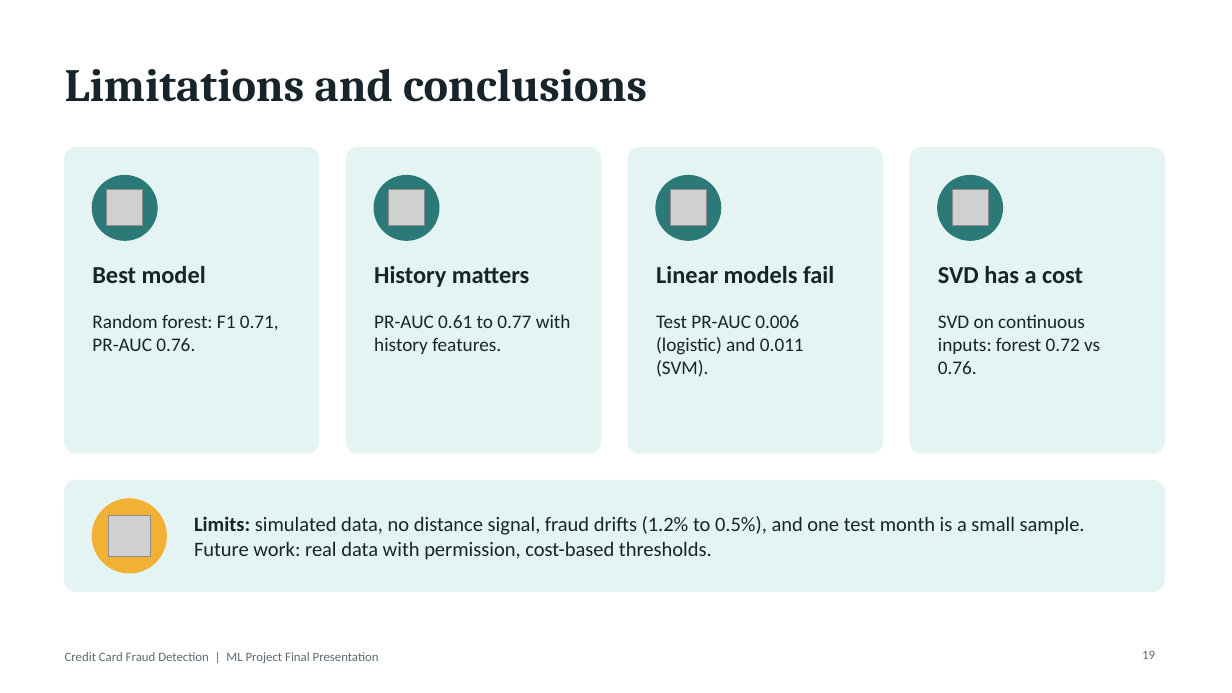
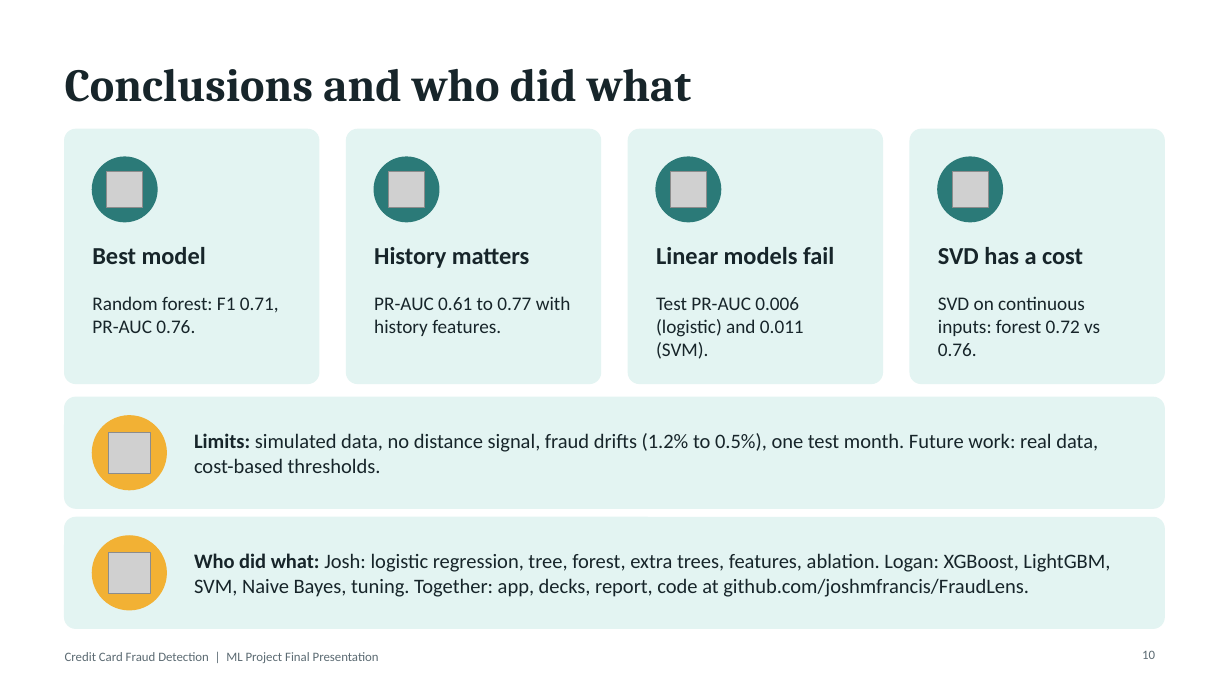
Before and after one commit to joshmfrancis/FraudLens, a slide deck: slide 10 of Presentations/Final Presentation/Final Presentation.pptx (slide 19 before the commit). Drawn at 1232x693 pixels with LibreOffice and Linux fonts; fonts in the diff are those of the drawing; grey boxes stand for pictures. Boxes give left, top, right and bottom in pixels: in the first picture for what was removed or moved away, otherwise in the second. Text is boxed around its words. In the diff, an @@ line names an element or a change of style, - is before the commit and + after.

```diff
--- a/Presentations/Final Presentation/Final Presentation.pptx
+++ b/Presentations/Final Presentation/Final Presentation.pptx
@@ title at bbox=[65, 69, 691, 102]: text changed @@
-Limitations and conclusions
+Conclusions and who did what
@@ rounded rectangle: place and size @@
-rounded rectangle at bbox=[65, 148, 319, 453]
+rounded rectangle at bbox=[65, 129, 319, 384]
@@ rounded rectangle: place and size @@
-rounded rectangle at bbox=[347, 148, 601, 453]
+rounded rectangle at bbox=[347, 129, 601, 384]
@@ rounded rectangle: place and size @@
-rounded rectangle at bbox=[628, 148, 883, 453]
+rounded rectangle at bbox=[628, 129, 883, 384]
@@ rounded rectangle: place and size @@
-rounded rectangle at bbox=[910, 148, 1165, 453]
+rounded rectangle at bbox=[910, 129, 1165, 384]
@@ 4 texts, 4 ellipses, 4 pictures: place and size @@
-4 texts, 4 ellipses, 4 pictures at bbox=[92, 176, 1083, 287]
+4 texts, 4 ellipses, 4 pictures at bbox=[92, 157, 1083, 268]
@@ text "Random forest: F1 0.71, PR-AUC ...": place and size @@
-text "Random forest: F1 0.71, PR-AUC ..." at bbox=[92, 314, 279, 351]
+text "Random forest: F1 0.71, PR-AUC ..." at bbox=[92, 296, 279, 333]
@@ text "PR-AUC 0.61 to 0.77 with ...": place and size @@
-text "PR-AUC 0.61 to 0.77 with ..." at bbox=[374, 314, 571, 354]
+text "PR-AUC 0.61 to 0.77 with ..." at bbox=[374, 296, 571, 336]
@@ text "Test PR-AUC 0.006 (logistic) and ...": place and size @@
-text "Test PR-AUC 0.006 (logistic) and ..." at bbox=[656, 315, 804, 377]
+text "Test PR-AUC 0.006 (logistic) and ..." at bbox=[656, 297, 804, 359]
@@ text "SVD on continuous inputs: forest ...": place and size @@
-text "SVD on continuous inputs: forest ..." at bbox=[938, 314, 1100, 374]
+text "SVD on continuous inputs: forest ..." at bbox=[938, 296, 1100, 356]
@@ 1 rounded rectangle, 1 ellipse, 1 picture: place and size @@
-1 rounded rectangle, 1 ellipse, 1 picture at bbox=[65, 481, 1165, 592]
+1 rounded rectangle, 1 ellipse, 1 picture at bbox=[65, 397, 1165, 508]
@@ text at bbox=[194, 433, 1098, 473]: text changed @@
-Limits: simulated data, no distance signal, fraud drifts (1.2% to 0.5%), and one test month is a small sample. Future work: real data with permission, cost-based thresholds.
+Limits: simulated data, no distance signal, fraud drifts (1.2% to 0.5%), one test month. Future work: real data, cost-based thresholds.
@@ rounded rectangle added at bbox=[65, 518, 1165, 628], fill #E3F4F2, outline #E3F4F2 1 pt @@
@@ ellipse added at bbox=[92, 536, 166, 610], fill #F2B134, outline #F2B134 1 pt @@
@@ picture added at bbox=[109, 553, 151, 594] @@
@@ text added at bbox=[194, 553, 1110, 597], 16 pt, text #17252A @@
+Who did what: Josh: logistic regression, tree, forest, extra trees, features, ablation. Logan: XGBoost, LightGBM, SVM, Naive Bayes, tuning. Together: app, decks, report, code at github.com/joshmfrancis/FraudLens.
@@ page number at bbox=[1142, 650, 1155, 659]: text changed @@
-19
+10
```
Also in this commit, not shown: 5 other slides changed, 10 slides removed, 4 other files.
